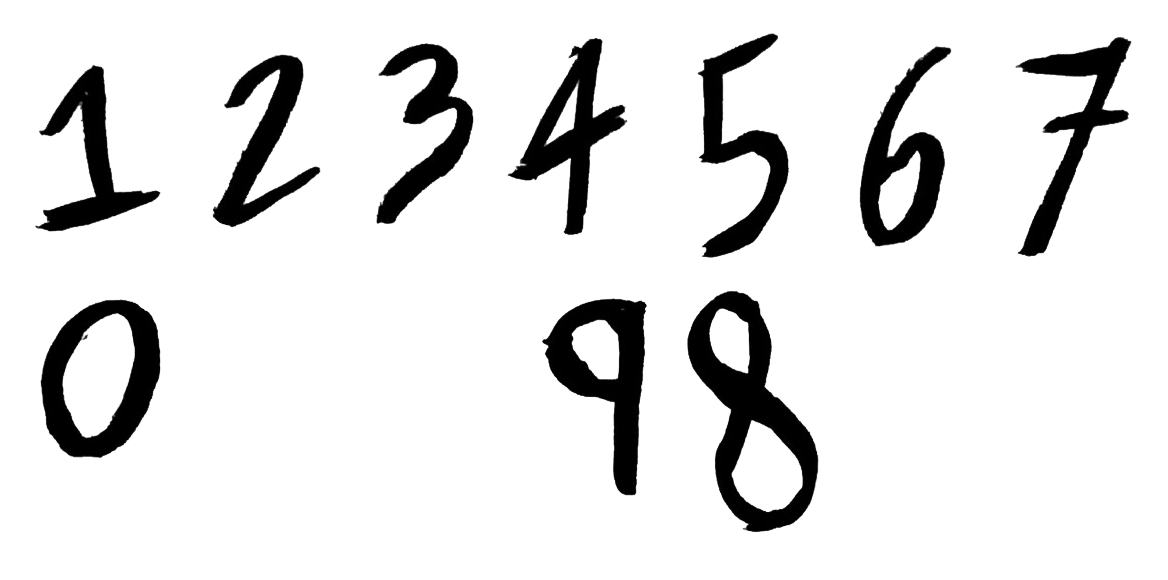
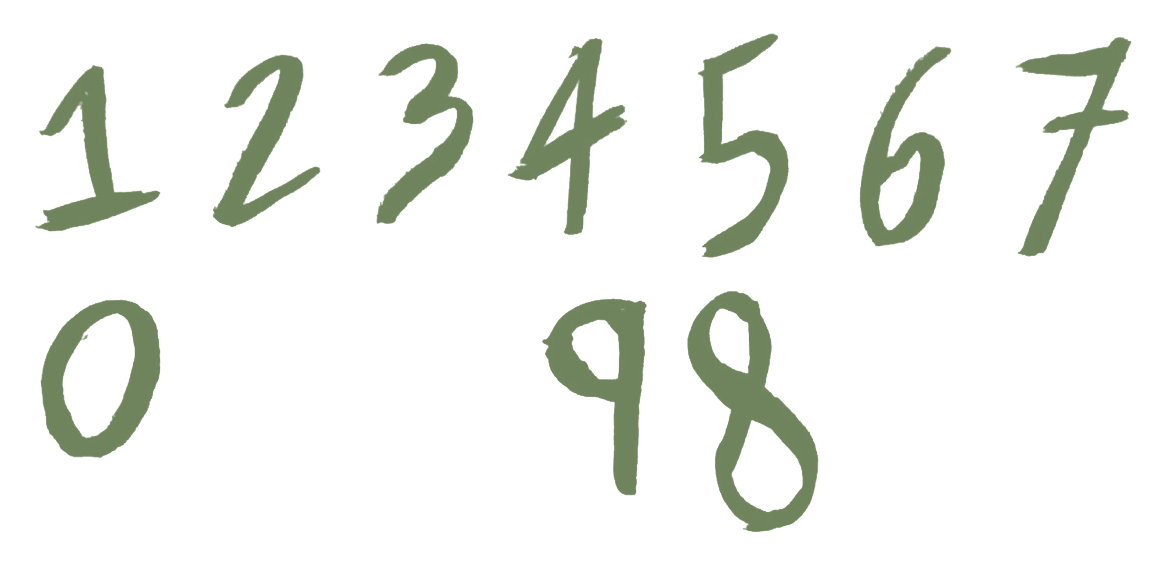
Revision of a layered 1168×580 image; what changed, layer by layer:
added group "Group 1" with 20 layers over left=35, top=33, right=1132, bottom=533
added layer "Color Fill 1 copy" (screen) in group "Group 1" over left=35, top=33, right=1132, bottom=533
moved "1.png" into group "Group 1", painted on it over left=35, top=65, right=161, bottom=232
added layer "Color Fill 1 copy 2" (screen) in group "Group 1" over left=35, top=33, right=1132, bottom=533
added layer "Color Fill 1 copy 3" (screen) in group "Group 1" over left=35, top=33, right=1132, bottom=533
added layer "Color Fill 1 copy 4" (screen) in group "Group 1" over left=35, top=33, right=1132, bottom=533
moved "4.png" into group "Group 1", painted on it over left=507, top=37, right=628, bottom=236
added layer "Color Fill 1 copy 5" (screen) in group "Group 1" over left=35, top=33, right=1132, bottom=533
moved "5.png" into group "Group 1", painted on it over left=697, top=33, right=790, bottom=258
added layer "Color Fill 1 copy 6" (screen) in group "Group 1" over left=35, top=33, right=1132, bottom=533
added layer "Color Fill 1 copy 7" (screen) in group "Group 1" over left=35, top=33, right=1132, bottom=533
moved "7.png" into group "Group 1", painted on it over left=1015, top=37, right=1132, bottom=257
added layer "Color Fill 1 copy 8" (screen) in group "Group 1" over left=35, top=33, right=1132, bottom=533
moved "0.png" into group "Group 1", painted on it over left=40, top=299, right=161, bottom=458
added layer "Color Fill 1 copy 9" (screen) in group "Group 1" over left=35, top=33, right=1132, bottom=533
moved "9.png" into group "Group 1", painted on it over left=542, top=298, right=647, bottom=496
added layer "Color Fill 1 copy 10" (screen) in group "Group 1" over left=35, top=33, right=1132, bottom=533
moved "8.png" into group "Group 1", painted on it over left=687, top=291, right=819, bottom=533
…and 3 more changes (3 painted, 3 stack)
